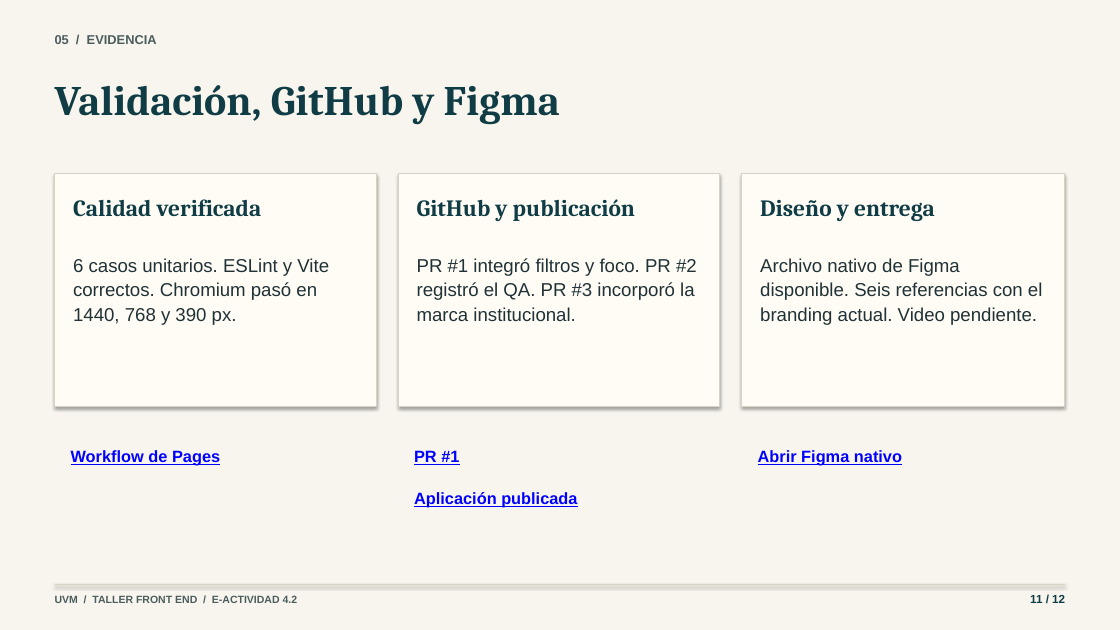
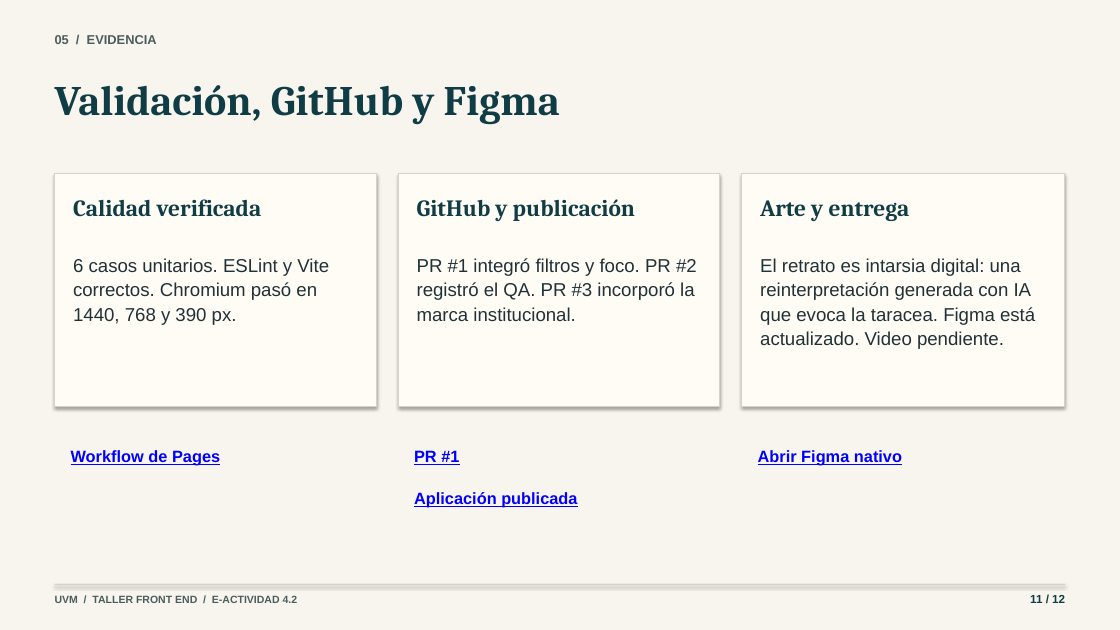
Before and after one commit to mmorfe-engineer/catedra-jgh-react-uvm-e4-2, a slide deck: slide 11 of docs/presentacion/uvm-e-actividad-4-2.pptx. Drawn at 1120x630 pixels with LibreOffice and Linux fonts; fonts in the diff are those of the drawing. Boxes give left, top, right and bottom in pixels: in the first picture for what was removed or moved away, otherwise in the second. Text is boxed around its words. In the diff, an @@ line names an element or a change of style, - is before the commit and + after.

Commit message:
Completa el cierre artístico, Figma y presentación

```diff
--- a/docs/presentacion/uvm-e-actividad-4-2.pptx
+++ b/docs/presentacion/uvm-e-actividad-4-2.pptx
@@ text at (760, 200, 910, 221): text changed @@
-Diseño y entrega
+Arte y entrega
@@ text at (760, 258, 1035, 349): text changed @@
-Archivo nativo de Figma disponible. Seis referencias con el branding actual. Video pendiente.
+El retrato es intarsia digital: una reinterpretación generada con IA que evoca la taracea. Figma está actualizado. Video pendiente.
```
Also in this commit, not shown: 5 other files.
